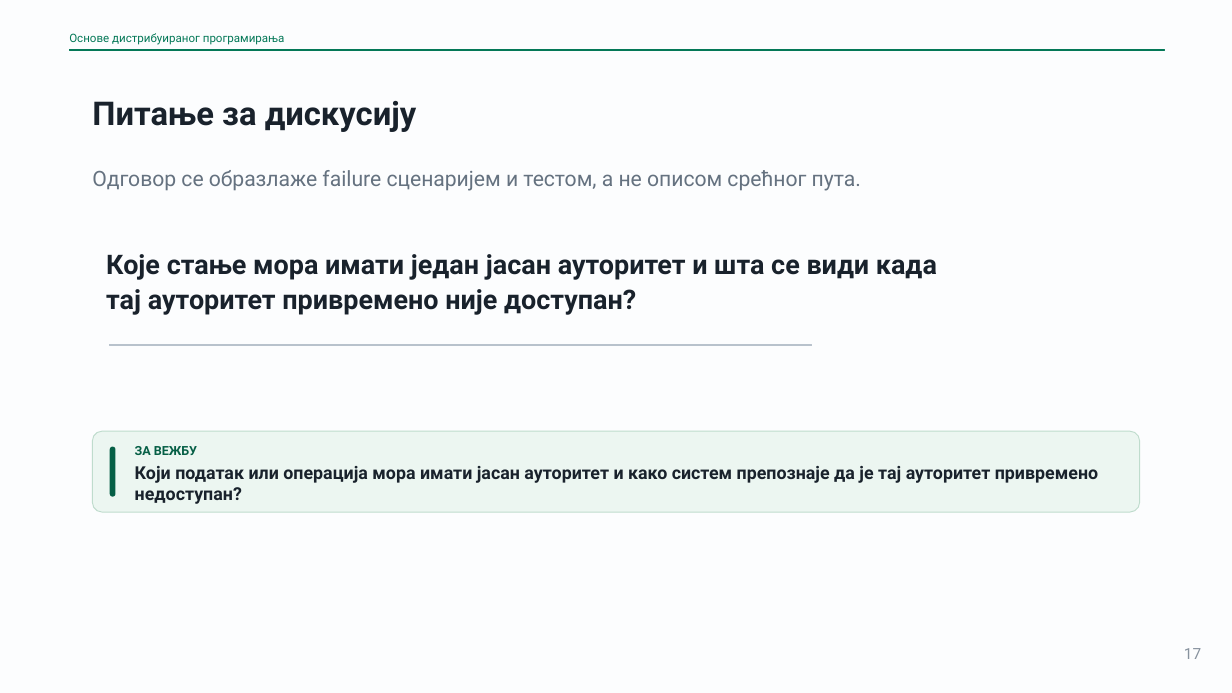
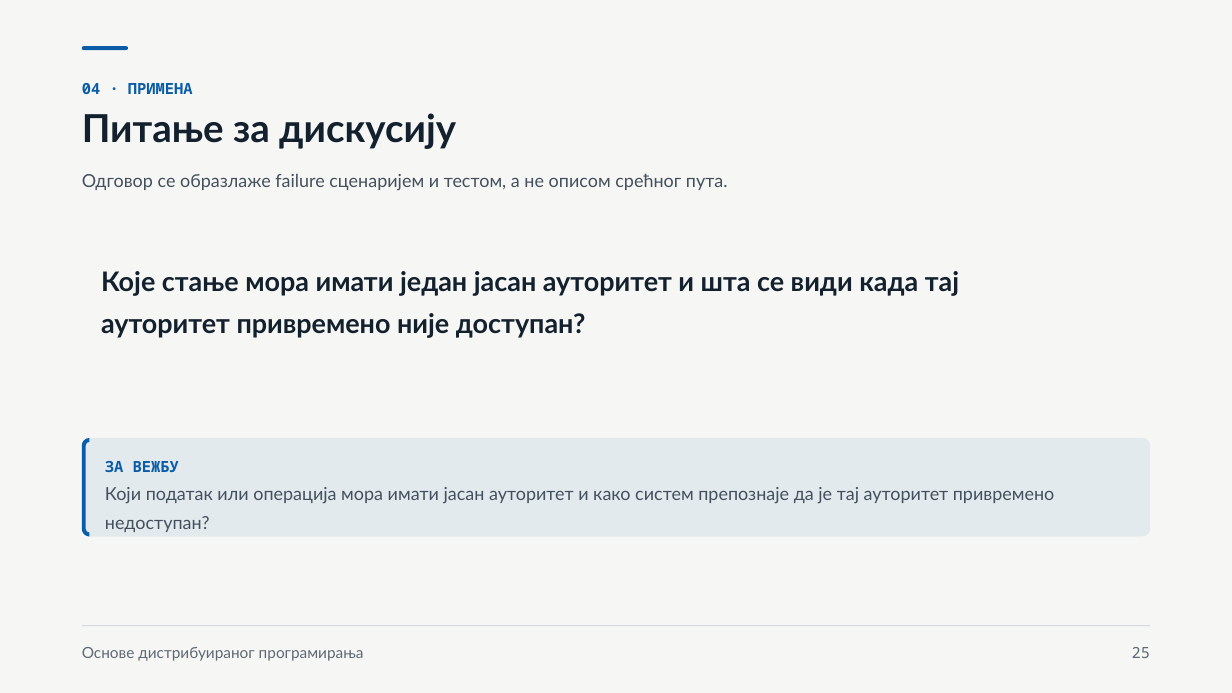
Before and after one commit to owlCoder/ftn-nastavni-materijali, a slide deck: slide 25 of 03 Osnove Distribuiranog Programiranja/02 Prezentacije/PPTX/01_Nacin_razmisljanja_u_distribuiranom_sistemu.pptx (slide 17 before the commit). Drawn at 1232x693 pixels with LibreOffice and Linux fonts; fonts in the diff are those of the drawing. Boxes give left, top, right and bottom in pixels: in the first picture for what was removed or moved away, otherwise in the second. Text is boxed around its words. In the diff, an @@ line names an element or a change of style, - is before the commit and + after.

```diff
--- a/03 Osnove Distribuiranog Programiranja/02 Prezentacije/PPTX/01_Nacin_razmisljanja_u_distribuiranom_sistemu.pptx
+++ b/03 Osnove Distribuiranog Programiranja/02 Prezentacije/PPTX/01_Nacin_razmisljanja_u_distribuiranom_sistemu.pptx
@@ background #FCFDFE to #F6F7F5 @@
@@ rectangle removed at box(69, 50, 1165, 51) @@
@@ rounded rectangle added at box(82, 46, 128, 50), fill #0A5CA8 @@
@@ text added at box(82, 83, 193, 94), 12 pt, text #0A5CA8, bold @@
+04 · ПРИМЕНА
@@ text "Питање за дискусију": place and size @@
-text "Питање за дискусију" at box(92, 101, 417, 132)
+text "Питање за дискусију" at box(82, 113, 456, 149)
@@ text "Питање за дискусију" at box(82, 113, 456, 149): size 25.5 to 30 pt, font Roboto to Lato, text colour #19222C to #13202D; line spacing 1.02 to 1.1 @@
@@ text "Одговор се образлаже failure сценаријем ...": place and size @@
-text "Одговор се образлаже failure сценаријем ..." at box(92, 170, 861, 191)
+text "Одговор се образлаже failure сценаријем ..." at box(82, 173, 728, 191)
@@ text "Одговор се образлаже failure сценаријем ..." at box(82, 173, 728, 191): size 16.5 to 14 pt, font Roboto to Lato, text colour #657280 to #44505D; line spacing 1.15 to 1.4 @@
@@ text at box(101, 271, 959, 338): text changed; font Roboto to Lato; text colour #19222C to #13202D @@
-Које стање мора имати један јасан ауторитет и шта се види када тај ауторитет привремено није доступан?
+Које стање мора имати један јасан ауторитет и шта се види када тај
+ауторитет привремено није доступан?
@@ rectangle removed at box(110, 345, 812, 346) @@
@@ rounded rectangle: place and size @@
-rounded rectangle at box(92, 432, 1140, 513)
+rounded rectangle at box(82, 438, 1151, 537)
@@ rounded rectangle at box(82, 438, 1151, 537): fill #ECF6F1 to #E2EAEE; outline #BFDCCD 0.75 pt to none; proportions changed @@
@@ freeform shape added at box(82, 438, 90, 537), fill #0A5CA8 @@
@@ rounded rectangle removed at box(110, 446, 116, 496) @@
@@ text "Који податак или операција мора ..." at box(105, 487, 1055, 532): vertical alignment middle to top @@
@@ text "ЗА ВЕЖБУ": place and size @@
-text "ЗА ВЕЖБУ" at box(135, 446, 197, 455)
+text "ЗА ВЕЖБУ" at box(105, 461, 179, 472)
@@ text "ЗА ВЕЖБУ" at box(105, 461, 179, 472): size 9.8 to 12 pt, font Roboto to Noto Sans Mono, text colour #065F46 to #0A5CA8; line spacing 1 to 1.35 @@
@@ text at box(105, 487, 1055, 532): text changed; size 13.9 to 14 pt; font Roboto to Lato; text colour #19222C to #44505D; bold off @@
-Који податак или операција мора имати јасан ауторитет и како систем препознаје да је тај ауторитет привремено недоступан?
+Који податак или операција мора имати јасан ауторитет и како систем препознаје да је тај ауторитет привремено
+недоступан?
@@ line added from (82, 626) to (1151, 626), #D3DAE1 0.75 pt @@
@@ text "Основе дистрибуираног програмирања": place and size @@
-text "Основе дистрибуираног програмирања" at box(69, 33, 285, 45)
+text "Основе дистрибуираног програмирања" at box(82, 647, 364, 661)
@@ text "Основе дистрибуираног програмирања" at box(82, 647, 364, 661): size 9 to 12 pt, font Roboto to Lato, text colour #047857 to #5E6975; line spacing 1.08 to 1.35 @@
@@ text added at box(1132, 647, 1150, 658), 12 pt, text #5E6975 @@
+25
@@ text removed at box(1184, 648, 1201, 659) @@
-17
```
Also in this commit, not shown: 19 other slides changed, 8 slides added, 7 other files.
